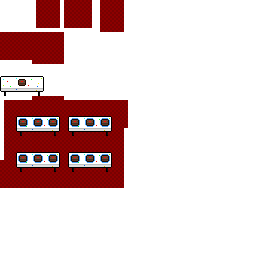
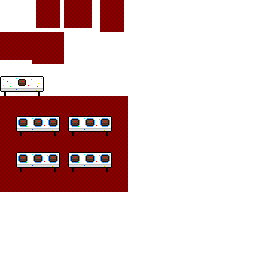
Layered file, before and after one edit (256 × 256). Changes by layer:
painted on "Party Room" over [left=0, top=96, right=128, bottom=192]
